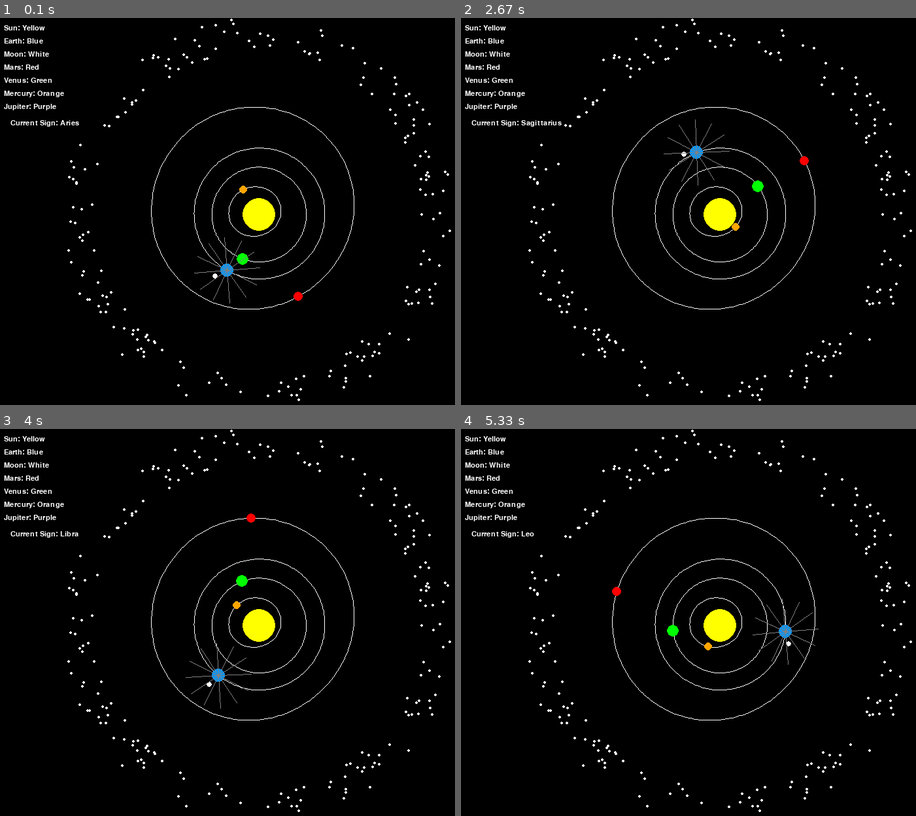
Above: before the commit, frames 1-4 (two rows, left to right).
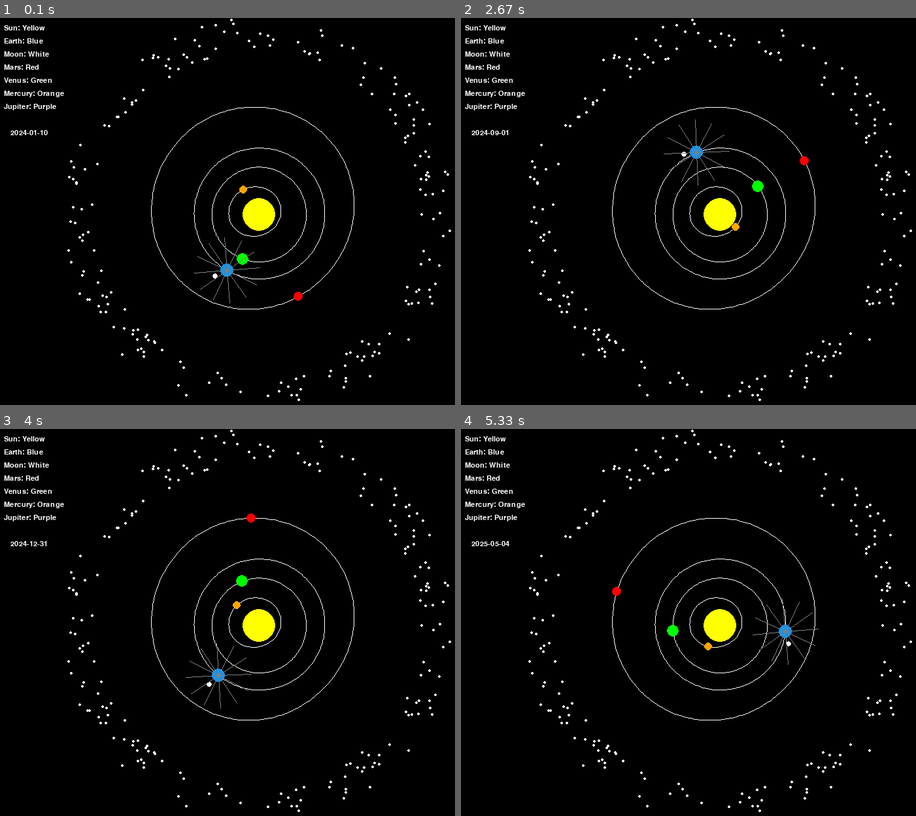
Above: after the commit, the same moments.

Repository: LBassett21/ReplicateAntikythera
Game: pygame game, started from ReplicateAntikythera/ReplicateAntikythera.py
Same seed, same stepped clock (60 frames per second), same inputs: the game is played once before the commit and once after it.
Inputs:
- Up to frame 1 (0.1 s): no input
- Up to frame 2 (2.67 s): no input
- Up to frame 3 (4 s): no input
- Up to frame 4 (5.33 s): no input

The runs differ from the first frame. In frame 1, 0.2% of the frame differs, in the area x 2-18%, y 26-31%; in frame 2, 0.2%, in the area x 2-23%, y 26-31%; in frame 3, 0.2%; in frame 4, 0.2%.

Commit message:
Added current date

Diff:
--- a/ReplicateAntikythera/GUI.py
+++ b/ReplicateAntikythera/GUI.py
@@ -182,6 +182,7 @@
     curr_time = time.time()
     dt = curr_time - prev_time
     sim_time += (dt * (1/4))
+    curr_date = ref_date + timedelta(days = sim_time * solar_years_to_days)
 
     # Process events
     for event in pygame.event.get():
@@ -281,6 +282,12 @@
     text_surface = key_font.render(f"Current Sign: {current_sign}", True, WHITE)
     text_box.blit(text_surface, (10, 5))
 
+
+    text_box = pygame.Surface((200, 30))
+    text_box.fill(BLACK)
+    text_surface = key_font.render(str(curr_date), True, WHITE)
+    text_box.blit(text_surface, (10, 20))
+
     screen.blit(text_box, (key_x, key_y + len(key_text) * key_padding))
 
     for asteroid in asteroids:
Binary file changed: ReplicateAntikythera/antikythera_database.db
